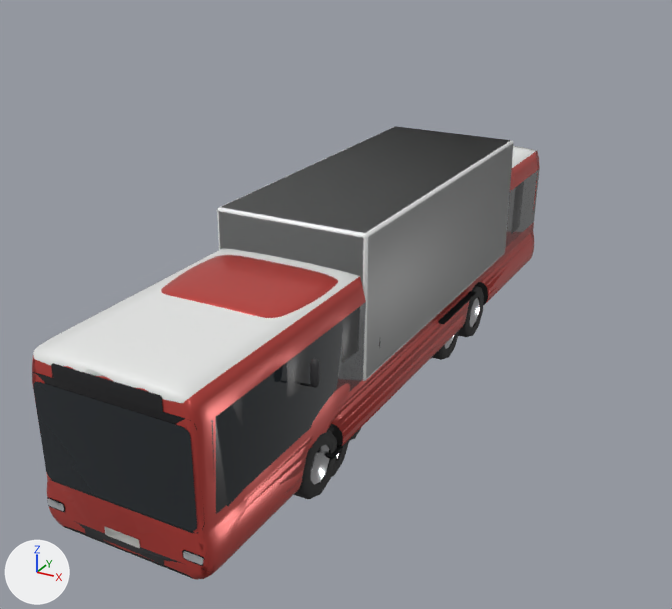
A saved change to the glTF model game/assets/models/cars.glb.
Both versions are drawn from a camera (50 mm lens) standing at (6.65, -12.77, 7.67) and looking at (-1.34, 1.74, 0.41). The lights are fixed; the arrows at lower left show +X, +Y and +Z. The first picture is the older version.

Names of what the first picture shows: 'bus', 'bus_lo', 'lorry', 'lorry_lo' and 1 more.
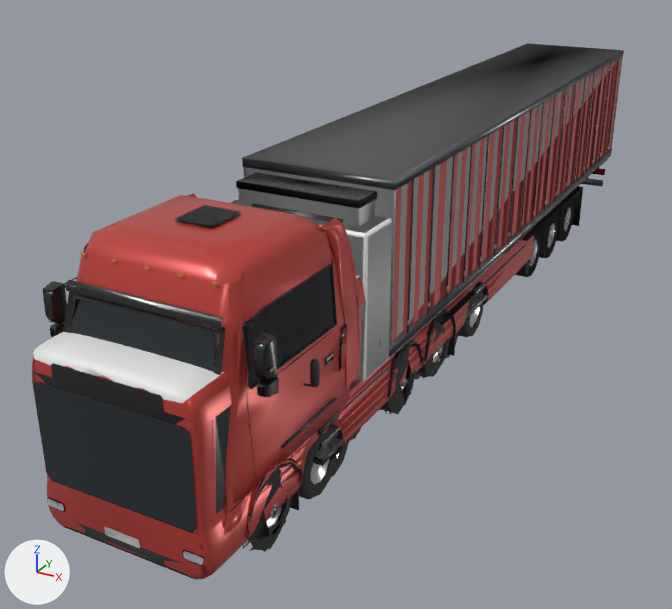
Pixel boxes [x1, y1, x2, y2] of what changed, in the pictures (672 x 609 px):
'semi', added: after [43, 193, 456, 551]
    faces in mat_car_paint (red #c4453f): [76, 193, 361, 536]
    faces in mat_car_glass (dark grey #272c30): [72, 267, 336, 387]
    faces in mat_car_trim (black #212123): [43, 205, 456, 537]
    faces in mat_car_tyre (dark grey #303030): [66, 263, 456, 551]
    faces in mat_car_steel (grey #999b9e): [318, 353, 389, 460]
'trailer_curtain', added: after [245, 43, 623, 356]
'trailer_reefer_lo', added: after [236, 51, 624, 380]
'semi_lo', added: after [45, 195, 454, 552]
    faces in mat_car_paint (red #c4453f): [77, 195, 361, 537]
    faces in mat_car_tyre (dark grey #303030): [128, 268, 452, 552]
    faces in mat_car_glass (dark grey #272c30): [70, 299, 214, 372]
    faces in mat_car_trim (black #212123): [45, 284, 454, 511]
    faces in mat_car_rim (light grey #ced0d3): [266, 344, 442, 526]
'trailer_reefer', added: after [236, 173, 583, 241]
'trailer_curtain_lo', added: after [251, 54, 619, 338]
'lorry', unchanged, covered by the edit: before [161, 126, 514, 459]; after [230, 198, 504, 459]

Edits to the bpy script that builds the scene:
```text
Add ob_trailer_reefer_lo:
    ob_trailer_reefer_lo = bpy.data.objects.new('trailer_reefer_lo', me_trailer_reefer_lo_001)  # 956 vertices, 1400 faces; spans x -1.32..1.32, y -1.88..12.31, z 0.0..4.03; in mat_car_plastic (dark grey #353537), mat_car_grille (black #1d1d1d), mat_car_chrome (light grey #e1e1e3), mat_car_under (black #272727), mat_car_tyre (dark grey #303030), mat_car_rimdark (dark grey #303035), mat_car_steel (grey #999b9e), mat_car_plate (white #eaeae7), mat_car_white (white #eaebea), mat_car_box (white #eff0f0), mat_car_tail (red #b32727), mat_car_amber (orange #daa030), mat_car_marker (orange #daa030), mat_car_alu (light grey #ced1d4)
    ob_trailer_reefer_lo.location = (0.0, 0.0, 0.0)
Add ob_trailer_reefer:
    ob_trailer_reefer = bpy.data.objects.new('trailer_reefer', me_trailer_reefer)  # 2848 vertices, 4888 faces; spans x -1.32..1.32, y -1.88..12.34, z 0.0..4.03; in mat_car_plastic (dark grey #353537), mat_car_grille (black #1d1d1d), mat_car_chrome (light grey #e1e1e3), mat_car_under (black #272727), mat_car_tyre (dark grey #303030), mat_car_rimdark (dark grey #303035), mat_car_steel (grey #999b9e), mat_car_plate (white #eaeae7), mat_car_white (white #eaebea), mat_car_box (white #eff0f0), mat_car_seam (black #191919), mat_car_tail (red #b32727), mat_car_amber (orange #daa030), mat_car_marker (orange #daa030), mat_car_alu (light grey #ced1d4)
    ob_trailer_reefer.location = (0.0, 0.0, 0.0)
Add ob_trailer_curtain_lo:
    ob_trailer_curtain_lo = bpy.data.objects.new('trailer_curtain_lo', me_trailer_curtain_lo_001)  # 950 vertices, 1400 faces; spans x -1.32..1.32, y -1.3..12.31, z 0.0..4.03; in mat_car_paint (red #c4453f), mat_car_plastic (dark grey #353537), mat_car_chrome (light grey #e1e1e3), mat_car_under (black #272727), mat_car_tyre (dark grey #303030), mat_car_rimdark (dark grey #303035), mat_car_steel (grey #999b9e), mat_car_plate (white #eaeae7), mat_car_white (white #eaebea), mat_car_tail (red #b32727), mat_car_amber (orange #daa030), mat_car_marker (orange #daa030), mat_car_alu (light grey #ced1d4)
    ob_trailer_curtain_lo.location = (0.0, 0.0, 0.0)
Add ob_trailer_curtain:
    ob_trailer_curtain = bpy.data.objects.new('trailer_curtain', me_trailer_curtain)  # 3644 vertices, 5944 faces; spans x -1.32..1.32, y -1.3..12.34, z 0.0..4.03; in mat_car_paint (red #c4453f), mat_car_trim (black #212123), mat_car_plastic (dark grey #353537), mat_car_chrome (light grey #e1e1e3), mat_car_under (black #272727), mat_car_tyre (dark grey #303030), mat_car_rimdark (dark grey #303035), mat_car_steel (grey #999b9e), mat_car_plate (white #eaeae7), mat_car_white (white #eaebea), mat_car_seam (black #191919), mat_car_tail (red #b32727), mat_car_amber (orange #daa030), mat_car_marker (orange #daa030), mat_car_alu (light grey #ced1d4)
    ob_trailer_curtain.location = (0.0, 0.0, 0.0)
Add ob_semi_lo:
    ob_semi_lo = bpy.data.objects.new('semi_lo', me_mesh_round17_headlamp_glazing_004)  # 4388 vertices, 2600 faces; spans x -1.65..1.65, y -5.74..1.49, z -0.01..4.07; in mat_car_paint (red #c4453f), mat_car_glass (dark grey #272c30), mat_car_trim (black #212123), mat_car_chrome (light grey #e1e1e3), mat_car_tyre (dark grey #303030), mat_car_rim (light grey #ced0d3), mat_car_steel (grey #999b9e), mat_car_white (white #eaebea), mat_car_head (white #e1e3e7), mat_car_tail (red #b32727), mat_car_amber (orange #daa030)
    ob_semi_lo.location = (0.0, 0.0, 0.0)
Add ob_semi:
    ob_semi = bpy.data.objects.new('semi', me_mesh_round17_headlamp_glazing_001)  # 12652 vertices, 8799 faces; spans x -1.66..1.65, y -5.75..1.49, z -0.01..4.07; in mat_car_paint (red #c4453f), mat_car_glass (dark grey #272c30), mat_car_trim (black #212123), mat_car_chrome (light grey #e1e1e3), mat_car_tyre (dark grey #303030), mat_car_rim (light grey #ced0d3), mat_car_steel (grey #999b9e), mat_car_white (white #eaebea), mat_car_head (white #e1e3e7), mat_car_tail (red #b32727), mat_car_amber (orange #daa030)
    ob_semi.location = (0.0, 0.0, 0.0)
```
